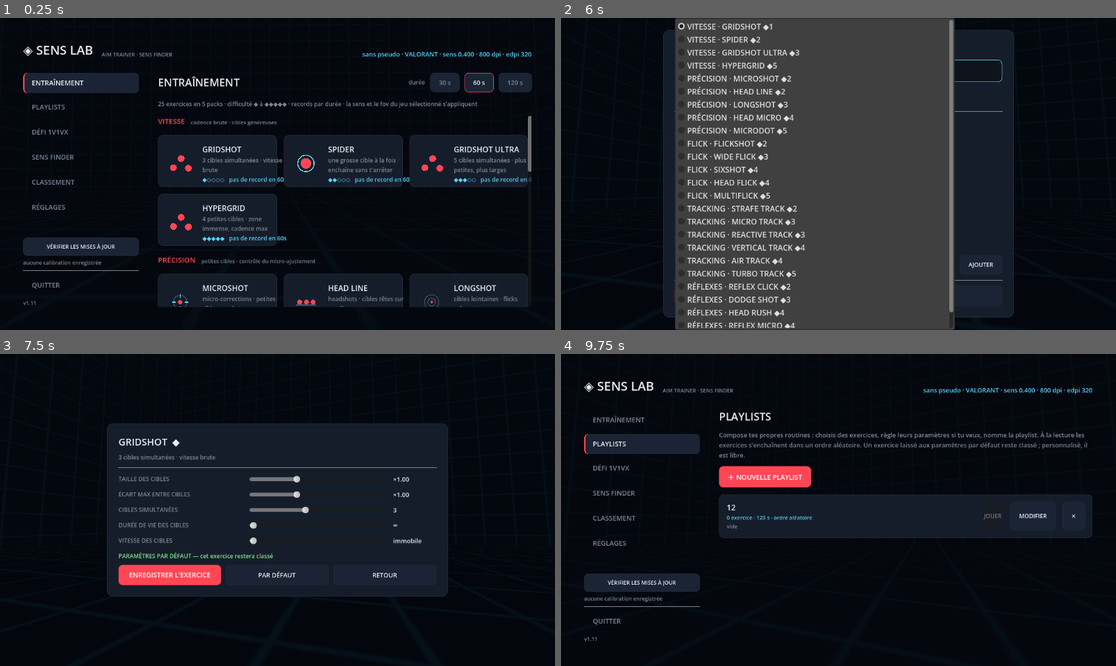
Above: before the commit, frames 1-4 (two rows, left to right).
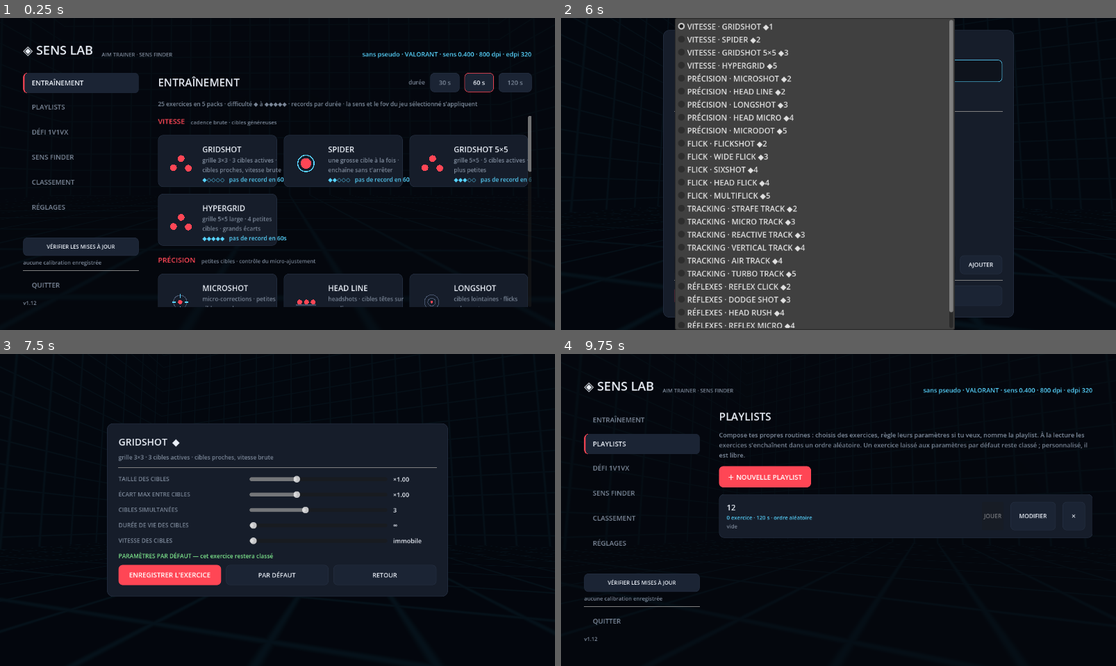
Above: after the commit, the same moments.

Repository: TimLaum/senslab
Game: Godot game, scene res://main.tscn
Two runs of this game, one before a commit and one after it. Both use one fixed random seed, a clock stepped at 60 frames per second and the inputs below.
Inputs (mouse positions are in pixels of both pictures, inside the frame that each line leads up to):
- Up to frame 1 (0.25 s): no input
- Up to frame 2 (6 s): click "ENTRAÎNEMENT" at 0.5 s; click "PLAYLISTS" at 1.25 s; click "＋ NOUVELLE PLAYLIST" at 2 s; click (849, 71) at 2.77 s; type "12" at 2.85 s; click "30 s" at 3.5 s; click "60 s" at 4.25 s; click "120 s" at 5 s; click "VITESSE · GRIDSHOT ◆1" at 5.75 s
- Up to frame 3 (7.5 s): click "AJOUTER" at 6.5 s; click "PARAMÈTRES" at 7.25 s
- Up to frame 4 (9.75 s): click "ENREGISTRER L'EXERCICE" at 8 s; click "✕" at 8.75 s; click "ENREGISTRER" at 9.5 s

The runs differ from the first frame. In frame 1, 0.6% of the frame differs, in the area x 6-96%, y 41-92%; in frame 2, less than 0.1%; in frame 3, 0.2%; in frame 4, less than 0.1%.

Commit message:
Gridshot en vraie grille N×N
Les modes Gridshot placent leurs cibles sur une grille N×N ancrée (3×3 par
défaut, 5×5 pour Gridshot 5×5 et Hypergrid) : cellules distinctes, respawn qui
évite la case qu'on vient de toucher, espacement borné pour éviter tout
chevauchement. Le réglage « écart des cibles » écarte la grille = niveau de
difficulté. v1.12

Diff:
--- a/main.gd
+++ b/main.gd
@@ -47,18 +47,21 @@
 # track : paramètres du traqueur dans "trk" (kind smooth/react/orbit/vert)
 const MODES := {
 	# ---- VITESSE ----
-	"grid": {"name": "GRIDSHOT", "desc": "3 cibles simultanées · vitesse brute", "icon": "grid",
+	"grid": {"name": "GRIDSHOT", "desc": "grille 3×3 · 3 cibles actives · cibles proches, vitesse brute", "icon": "grid",
 		"pack": "vitesse", "diff": 1, "type": "click",
-		"simul": 3, "r": 0.45, "cone": 26.0, "p_lo": -2.0, "p_hi": 16.0, "anchored": true},
+		"simul": 3, "r": 0.45, "cone": 26.0, "p_lo": -2.0, "p_hi": 16.0, "anchored": true,
+		"grid_n": 3, "grid_step": 6.0},
 	"spider": {"name": "SPIDER", "desc": "une grosse cible à la fois · enchaîne sans t'arrêter", "icon": "spider",
 		"pack": "vitesse", "diff": 2, "type": "click",
 		"simul": 1, "r": 0.42, "cone": 22.0, "p_lo": -2.0, "p_hi": 14.0, "anchored": true},
-	"grid5": {"name": "GRIDSHOT ULTRA", "desc": "5 cibles simultanées · plus petites, plus larges", "icon": "grid",
+	"grid5": {"name": "GRIDSHOT 5×5", "desc": "grille 5×5 · 5 cibles actives · plus petites", "icon": "grid",
 		"pack": "vitesse", "diff": 3, "type": "click",
-		"simul": 5, "r": 0.36, "cone": 32.0, "p_lo": -3.0, "p_hi": 17.0, "anchored": true},
-	"hyper": {"name": "HYPERGRID", "desc": "4 petites cibles · zone immense, cadence max", "icon": "grid",
+		"simul": 5, "r": 0.36, "cone": 32.0, "p_lo": -3.0, "p_hi": 17.0, "anchored": true,
+		"grid_n": 5, "grid_step": 5.5},
+	"hyper": {"name": "HYPERGRID", "desc": "grille 5×5 large · 4 petites cibles · grands écarts", "icon": "grid",
 		"pack": "vitesse", "diff": 5, "type": "click",
-		"simul": 4, "r": 0.28, "cone": 36.0, "p_lo": -5.0, "p_hi": 19.0, "anchored": true},
+		"simul": 4, "r": 0.28, "cone": 36.0, "p_lo": -5.0, "p_hi": 19.0, "anchored": true,
+		"grid_n": 5, "grid_step": 7.5},
 	# ---- PRÉCISION ----
 	"micro": {"name": "MICROSHOT", "desc": "micro-corrections · petites cibles proches", "icon": "micro",
 		"pack": "precision", "diff": 2, "type": "click",
@@ -159,6 +162,7 @@
 var path := {}
 var has_path := false
 var anchor_yaw := 0.0
+var grid_last := -1               # dernière cellule de grille touchée (à éviter au respawn)
 
 # tracking
 var trk_active := false
@@ -2428,6 +2432,10 @@
 		m["p_lo"] = pc - ph
 		m["p_hi"] = pc + ph
 		m["simul"] = int(cust.get("simul", m.get("simul", 1)))
+		if m.has("grid_n"):
+			# l'écart règle l'espacement de la grille = niveau de difficulté
+			m["grid_step"] = float(m["grid_step"]) * cm
+			m["simul"] = mini(int(m["simul"]), int(m["grid_n"]) * int(m["grid_n"]))
 		var ttl := float(cust.get("ttl", m.get("ttl", 0.0)))
 		if ttl > 0.0:
 			m["ttl"] = ttl
@@ -3109,6 +3117,8 @@
 			hit_t["rec"]["t1"] = _train_t()
 			hit_t["rec"]["ang1"] = hit_t["ang"]
 			hit_t["rec"]["fate"] = "hit"
+		if hit_t.has("cell"):
+			grid_last = int(hit_t["cell"])
 		_remove_target(hit_t)
 		if int(m.get("simul", 1)) == 1:
 			freeze_until = Time.get_ticks_msec() + 110
@@ -3258,6 +3268,7 @@
 	var m: Dictionary = t_cfg
 	if m["type"] == "click":
 		anchor_yaw = yaw
+		grid_last = -1
 		hud_hint.text = "clique les cibles avant qu'elles expirent" if m.get("ttl", 0.0) > 0.0 else "clique les cibles"
 		for i in int(m.get("simul", 1)):
 			_spawn_train_target()
@@ -3268,6 +3279,9 @@
 
 func _spawn_train_target() -> void:
 	var m: Dictionary = t_cfg
+	if m.has("grid_n"):
+		_spawn_grid_target(m)
+		return
 	var base := anchor_yaw if m.get("anchored", false) else yaw
 	var t := _spawn_click(m["r"], m["cone"], m["p_lo"], m["p_hi"], base, 1.5)
 	var mv: float = m.get("move", 0.0)
@@ -3280,6 +3294,50 @@
 	rec_targets.append(rec)
 	if int(m.get("simul", 1)) == 1:
 		_begin_path(t["ang"])
+
+# gridshot : les cibles occupent les cellules d'une grille N×N ancrée devant le
+# joueur. Écart entre cellules = grid_step (réglable par « écart des cibles »),
+# borné pour que les sphères ne se chevauchent jamais.
+func _spawn_grid_target(m: Dictionary) -> void:
+	var n: int = maxi(2, int(m["grid_n"]))
+	var r_m: float = float(m["r"])
+	var r_ang := rad_to_deg(asin(clamp(r_m / R_DIST, 0.0, 0.99)))
+	var step: float = maxf(float(m["grid_step"]), r_ang * 2.0 * 1.08)   # jamais de chevauchement
+	var cx := anchor_yaw
+	var cy := (float(m["p_lo"]) + float(m["p_hi"])) * 0.5
+	# cellules libres = celles qu'aucune cible active n'occupe
+	var used := {}
+	for ex in targets:
+		if ex.has("cell"):
+			used[int(ex["cell"])] = true
+	var free: Array = []
+	for c in n * n:
+		if not used.has(c):
+			free.append(c)
+	if free.is_empty():
+		return
+	# éviter de réapparaître pile sur la case qu'on vient de toucher
+	if free.size() > 1 and grid_last >= 0 and free.has(grid_last):
+		free.erase(grid_last)
+	var cell: int = free[randi() % free.size()]
+	var half := float(n - 1) * 0.5
+	var t_yaw := cx + (float(cell % n) - half) * step
+	var t_pitch := cy + (float(cell / n) - half) * step
+	var node := _make_sphere(r_m, UIKit.COL_ACCENT)
+	node.position = cam.position + _dir_from_angles(t_yaw, t_pitch) * R_DIST
+	add_child(node)
+	var d0: float = Vector2(wrapf(t_yaw - yaw, -180.0, 180.0), t_pitch - pitch).length()
+	var t := {"node": node, "ang": Vector2(t_yaw, t_pitch), "r_ang": r_ang,
+		"born": Time.get_ticks_msec(), "d0": d0, "cell": cell}
+	var mv: float = m.get("move", 0.0)
+	if mv > 0.0:
+		t["mv"] = mv * (1.0 if randf() < 0.5 else -1.0)
+		t["mbase"] = cx
+	targets.append(t)
+	var rec := {"t0": _train_t(), "ang0": t["ang"], "t1": -1.0, "ang1": t["ang"],
+		"r_ang": r_ang, "fate": "", "path": [], "path_t": -1.0}
+	t["rec"] = rec
+	rec_targets.append(rec)
 
 # cibles mobiles (move) et éphémères (ttl) des modes réflexes
 func _update_click_targets(delta: float, m: Dictionary) -> void:
--- a/updater.gd
+++ b/updater.gd
@@ -6,7 +6,7 @@
 # (un exe Windows ne peut pas s'écraser lui-même pendant qu'il tourne).
 
 const REPO := "TimLaum/senslab"
-const VERSION := "1.11"
+const VERSION := "1.12"
 
 signal update_available(tag: String)
 signal checked(ok: bool, newer: bool, tag: String)   # résultat de chaque check()
Not shown, changed: README.md
